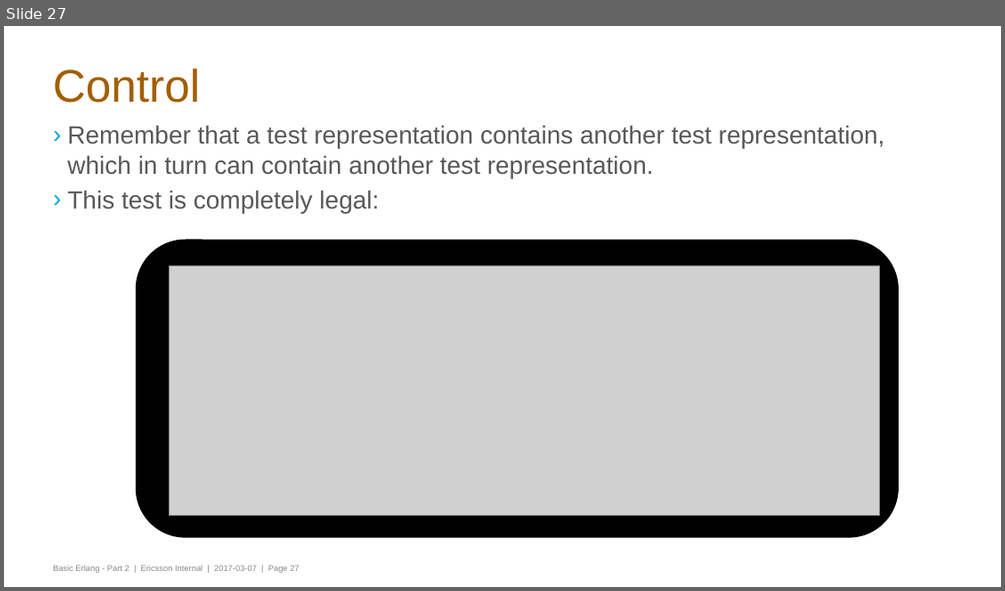
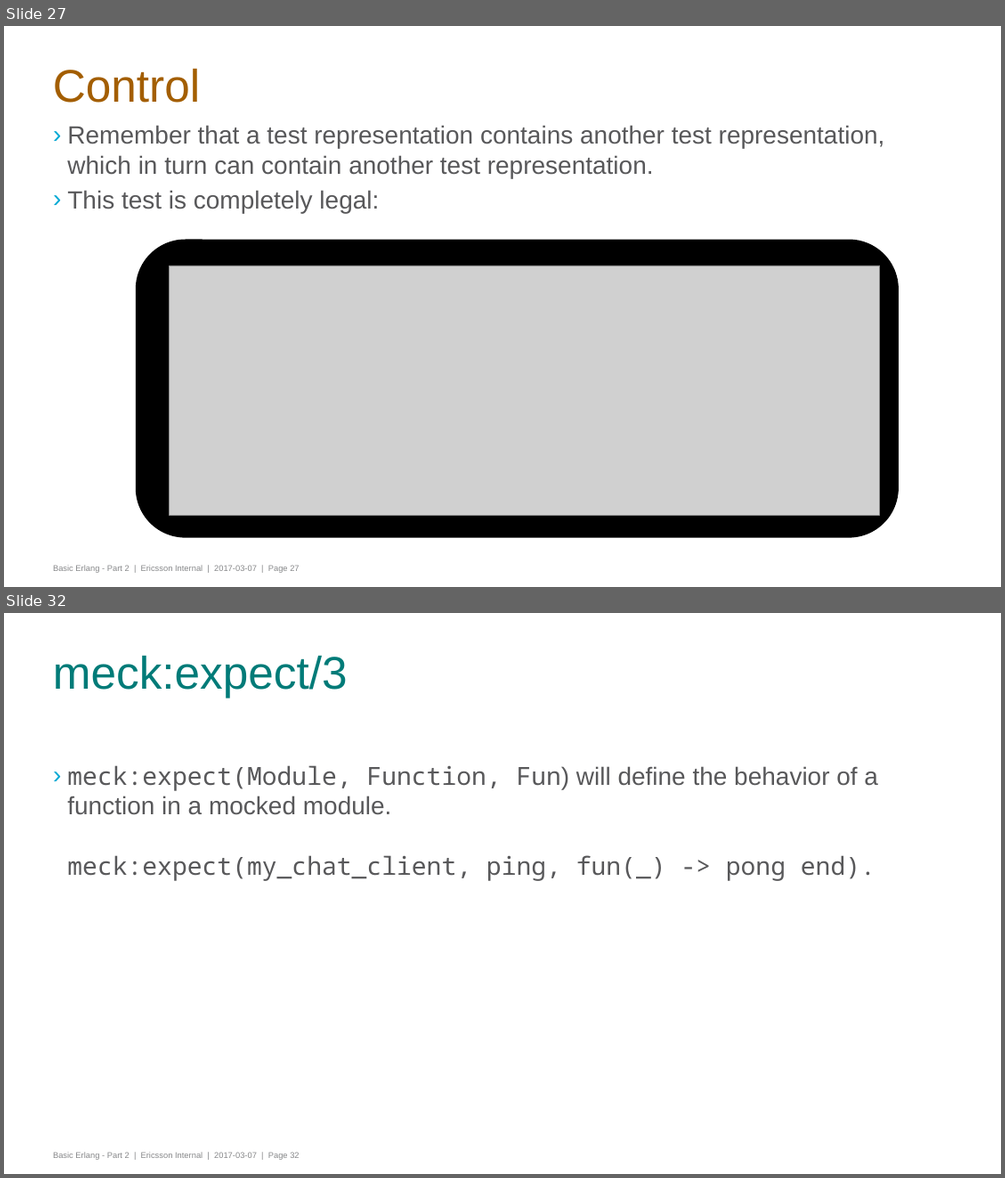
Before and after one commit to gwaerondor/unit_testing_in_erlang, a slide deck: basic_erlang_4/presentation/erlang_part_4_testing.pptx. Shown one above the other, each under a label of ours: slide 27 before the commit, slides 27 and 32 after it; the slides between them are not shown. The pictures are 1005x591 and 1005x1178 pixels, drawn with LibreOffice and Linux fonts; fonts in the diff are those of the drawing; grey boxes stand for pictures; background and template pictures are left out. Boxes give left, top, right and bottom in pixels: in the first picture for what was removed or moved away, otherwise in the second. Text is boxed around its words. In the diff, an @@ line names an element or a change of style, - is before the commit and + after.

Commit message:
Updates presentation with some meck stuff

```diff
--- a/basic_erlang_4/presentation/erlang_part_4_testing.pptx
+++ b/basic_erlang_4/presentation/erlang_part_4_testing.pptx
@@ slide 32 added at [4,613,1001,1174], background #FFFFFF; not listed: 1 template element that a slide beside it also shows @@
@@ title added at [53,655,348,698], 44 pt, text #007B78 @@
+meck:expect/3
@@ text added at [67,765,878,881], 24 pt, text #58585A @@
+› meck:expect(Module, Function, Fun) will define the behavior of a function in a mocked module.
+  meck:expect(my_chat_client, ping, fun(_) -> pong end).
```
Also in this commit, not shown: 1 slide changed, 5 other slides added.
